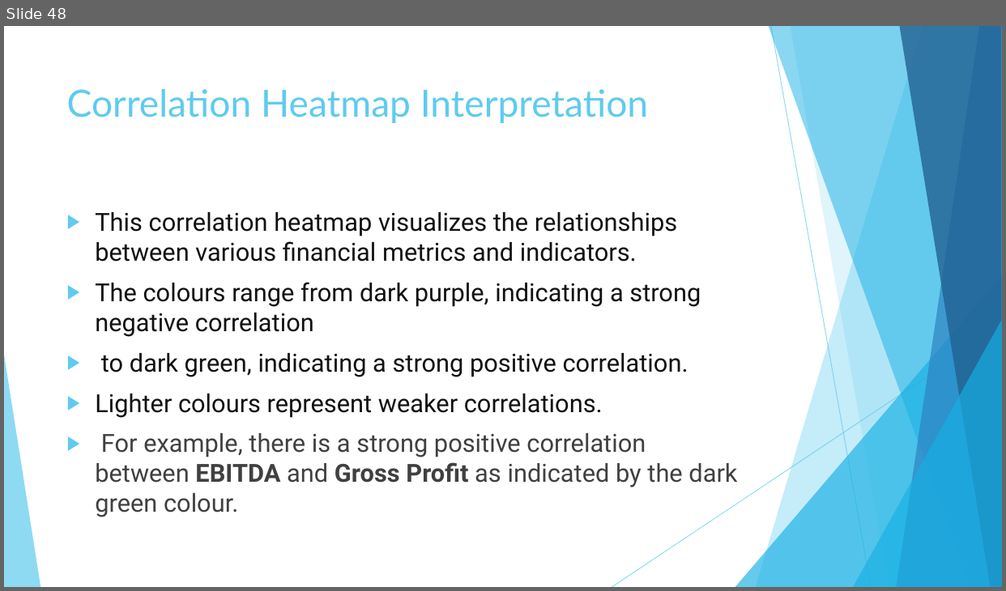
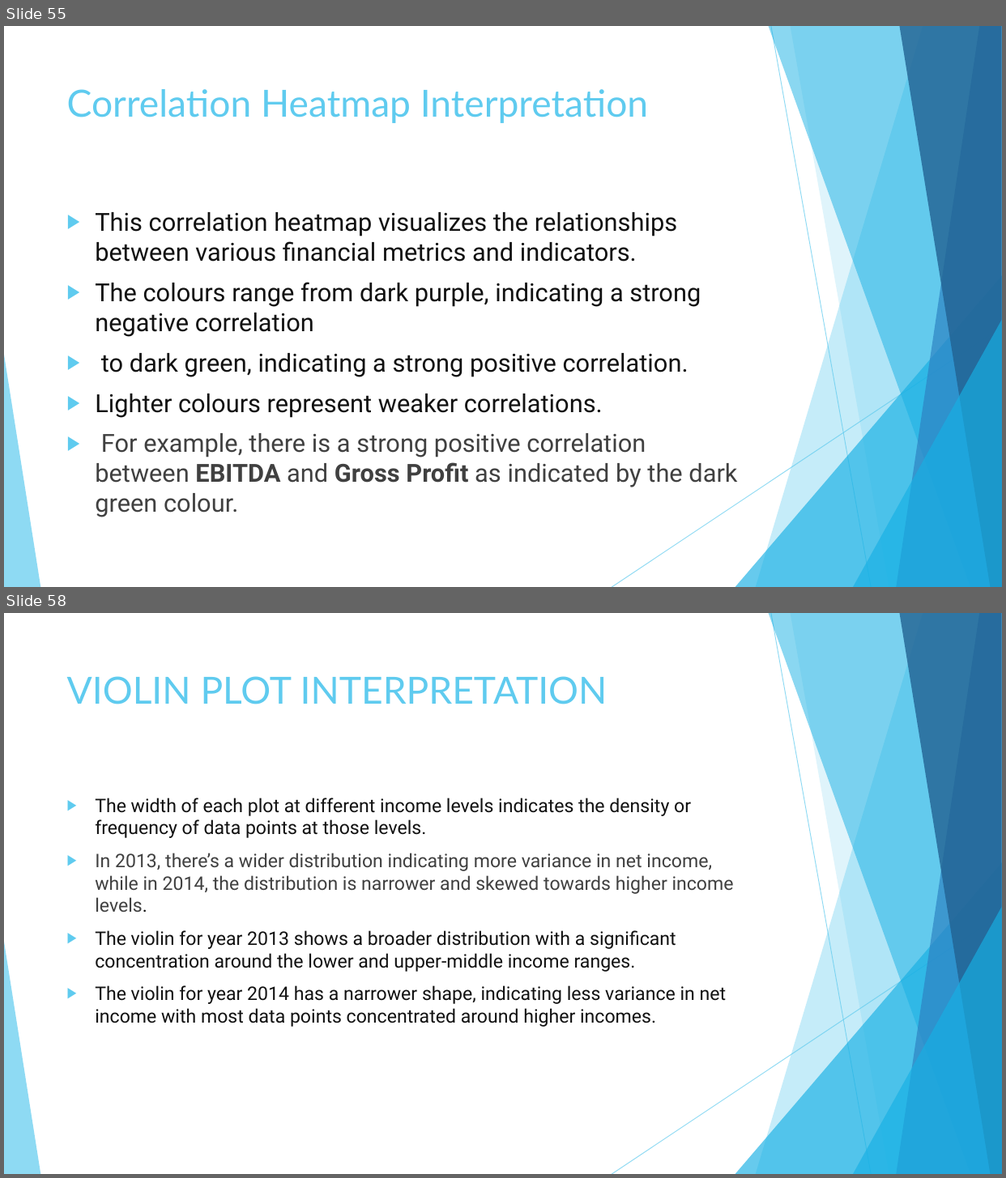
Before and after one commit to chogevic/dsc-dvp-project02, a slide deck: Data Visualization for Financial Statements.pptx. Shown one above the other, each under a label of ours: slide 48 before the commit, slides 55 and 58 after it; the slides between them are not shown. The pictures are 1006x591 and 1006x1178 pixels, drawn with LibreOffice and Linux fonts; fonts in the diff are those of the drawing. Boxes give left, top, right and bottom in pixels: in the first picture for what was removed or moved away, otherwise in the second. Text is boxed around its words. In the diff, an @@ line names an element or a change of style, - is before the commit and + after.

```diff
--- a/Data Visualization for Financial Statements.pptx
+++ b/Data Visualization for Financial Statements.pptx
@@ slide 58 added at (4, 613, 1002, 1174), background #FFFFFF; not listed: 10 template elements that a slide beside it also shows @@
@@ title added at (67, 676, 607, 705), 36 pt, text #5FCBEF @@
+VIOLIN PLOT INTERPRETATION
@@ text added at (95, 798, 734, 1027), 18 pt, text #111111 @@
+▶ The width of each plot at different income levels indicates the density or frequency of data points at those levels.
+▶ In 2013, there’s a wider distribution indicating more variance in net income, while in 2014, the distribution is narrower and skewed towards higher income levels.
+▶ The violin for year 2013 shows a broader distribution with a significant concentration around the lower and upper-middle income ranges.
+▶ The violin for year 2014 has a narrower shape, indicating less variance in net income with most data points concentrated around higher incomes.
@@ what was slide 48 is now slide 55 @@
```
Also in this commit, not shown: 18 slides changed, 11 other slides added, 1 slide removed, 4 other files.
